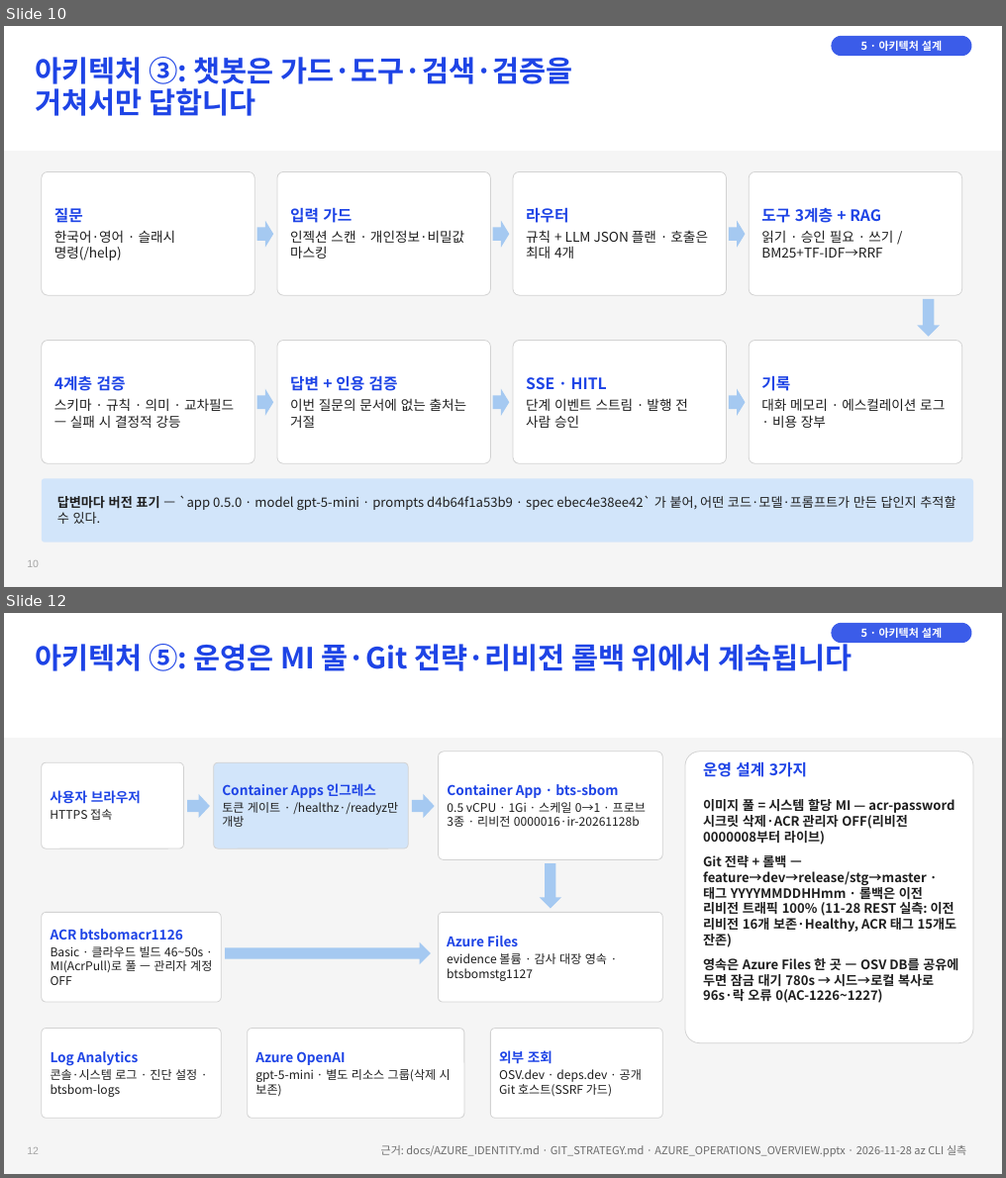
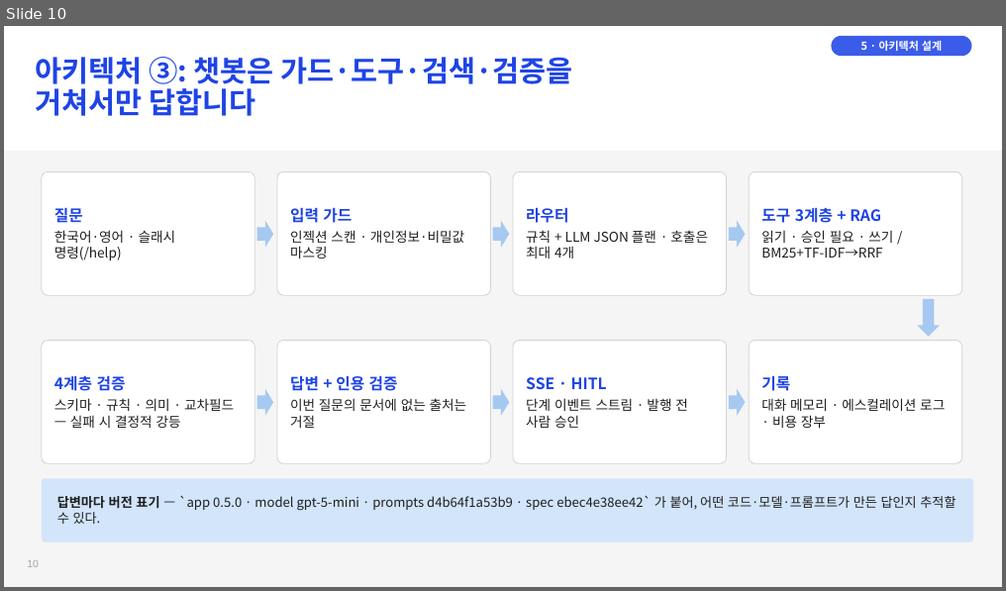
Before and after one commit to Jack-Hwang/beyondthesecurity-sbom, a slide deck: docs/BTS-SBOM_1-6주차_종합_과제.pptx. Shown one above the other, each under a label of ours: slides 10 and 12 before the commit, slide 10 after it; the slides between them are not shown. The pictures are 1006x1178 and 1006x591 pixels, drawn with LibreOffice and Linux fonts; fonts in the diff are those of the drawing. Boxes give left, top, right and bottom in pixels: in the first picture for what was removed or moved away, otherwise in the second. Text is boxed around its words. In the diff, an @@ line names an element or a change of style, - is before the commit and + after.

Commit message:
GitOps deploy lane - the URecA2.0 DevOps/GitOps pattern adopted and MEASURED live (AC-1272/1273): scripts/gitops_deploy.py (record/status/drift/deploy/rollback over the evidence/deploy_ledger.jsonl ledger, injectable az runner) + the healthz revision discriminator + the secretless CI image lane + the strategy doc's adoption matrix. MEASURED on the live app, five real platform findings that reshaped the design: (1) az containerapp update --revision-suffix moves ALL traffic to the new revision at once - there is no staged-at-0 default, so the lane pins blue back to 100 immediately after the update; (2) ACA's platform variable is CONTAINER_APP_REVISION, not Cloud Run's K_REVISION which stays absent - healthz now reports it and the smoke asserts the served revision equals the new revision name (wrong-revision answer = hard fail, only cold-start timeouts in two warmup rounds tolerated); (3) the traffic verb is ingress traffic set --revision-weight (--distribution does not exist, --traffic-weight deprecated); (4) single-revision mode injects no revision variable and deactivates 0%-traffic revisions - multiple mode is blue/green's precondition and the rollback lane's image path rebuilds from the ledger's recorded image when the previous revision is gone; (5) az role assignment create refuses this subscription with MissingSubscription while raw ARM az rest PUT succeeds - the CI service principal got AcrPush+AcrPull that way plus the github-main federated credential, so ci-image.yml runs azure/login@v2 with OIDC and NO stored secret, gates on Trivy CRITICAL=0 BEFORE pushing, and rotates the rollback tags (latest->previous, new as v<version>+sha-<commit>). Live drill measured end to end: PROMOTED bg20261128055015 then ROLLED BACK to bg20261128054912 (traffic flip only, previous revision alive), the app now serves the 0.6.0-line image; the drift gate's first live run honestly named the stale 11-23 image and 7 live-only env keys (values never printed); the strategy doc gains the URecA lane-mapping table, the A/A-P/A approval matrix and the five platform lessons. Unit: 7 of 7 with fake az mirroring the measured platform behavior; speclint two-way trace 0, doclint ok

```diff
--- a/docs/BTS-SBOM_1-6주차_종합_과제.pptx
+++ b/docs/BTS-SBOM_1-6주차_종합_과제.pptx
@@ slide 12 removed at bbox=[4, 613, 1002, 1174], background #F5F5F5; not listed: 2 template elements that a slide beside it also shows @@
@@ title removed at bbox=[35, 640, 852, 671] @@
-아키텍처 ⑤: 운영은 MI 풀·Git 전략·리비전 롤백 위에서 계속됩니다
@@ rounded rectangle removed at bbox=[832, 623, 972, 643] @@
-5 · 아키텍처 설계
@@ rounded rectangle removed at bbox=[439, 752, 662, 861] @@
-Container App · bts-sbom
-0.5 vCPU · 1Gi · 스케일 0→1 · 프로브 3종 · 리비전 0000016·ir-20261128b
@@ rounded rectangle removed at bbox=[685, 752, 973, 1044] @@
@@ rounded rectangle removed at bbox=[42, 762, 183, 849] @@
-사용자 브라우저
-HTTPS 접속
@@ rounded rectangle removed at bbox=[214, 762, 408, 849] @@
-Container Apps 인그레스
-토큰 게이트 · /healthz·/readyz만 개방
@@ text removed at bbox=[703, 761, 807, 777] @@
-운영 설계 3가지
@@ right arrow removed at bbox=[187, 794, 210, 818] @@
@@ right arrow removed at bbox=[412, 794, 435, 818] @@
@@ text removed at bbox=[703, 797, 958, 1003] @@
-이미지 풀 = 시스템 할당 MI — acr-password 시크릿 삭제·ACR 관리자 OFF(리비전 0000008부터 라이브)
-Git 전략 + 롤백 — feature→dev→release/stg→master · 태그 YYYYMMDDHHmm · 롤백은 이전 리비전 트래픽 100% (11-28 REST 실측: 이전 리비전 16개 보존·Healthy, ACR 태그 15개도 잔존)
-영속은 Azure Files 한 곳 — OSV DB를 공유에 두면 잠금 대기 780s → 시드→로컬 복사로 96s·락 오류 0(AC-1226~1227)
@@ down arrow removed at bbox=[540, 863, 561, 909] @@
@@ rounded rectangle removed at bbox=[42, 912, 221, 1002] @@
-ACR btsbomacr1126
-Basic · 클라우드 빌드 46~50s · MI(AcrPull)로 풀 — 관리자 계정 OFF
@@ rounded rectangle removed at bbox=[439, 912, 662, 1002] @@
-Azure Files
-evidence 볼륨 · 감사 대장 영속 · btsbomstg1127
@@ right arrow removed at bbox=[225, 943, 431, 964] @@
@@ rounded rectangle removed at bbox=[42, 1029, 221, 1118] @@
-Log Analytics
-콘솔·시스템 로그 · 진단 설정 · btsbom-logs
@@ rounded rectangle removed at bbox=[248, 1029, 464, 1118] @@
-Azure OpenAI
-gpt-5-mini · 별도 리소스 그룹(삭제 시 보존)
@@ rounded rectangle removed at bbox=[491, 1029, 662, 1118] @@
-외부 조회
-OSV.dev · deps.dev · 공개 Git 호스트(SSRF 가드)
@@ text removed at bbox=[381, 1146, 966, 1157] @@
-근거: docs/AZURE_IDENTITY.md · GIT_STRATEGY.md · AZURE_OPERATIONS_OVERVIEW.pptx · 2026-11-28 az CLI 실측
```
Also in this commit, not shown: 2 slides changed, 10 slides added, 1 other slide removed, 52 other files.
